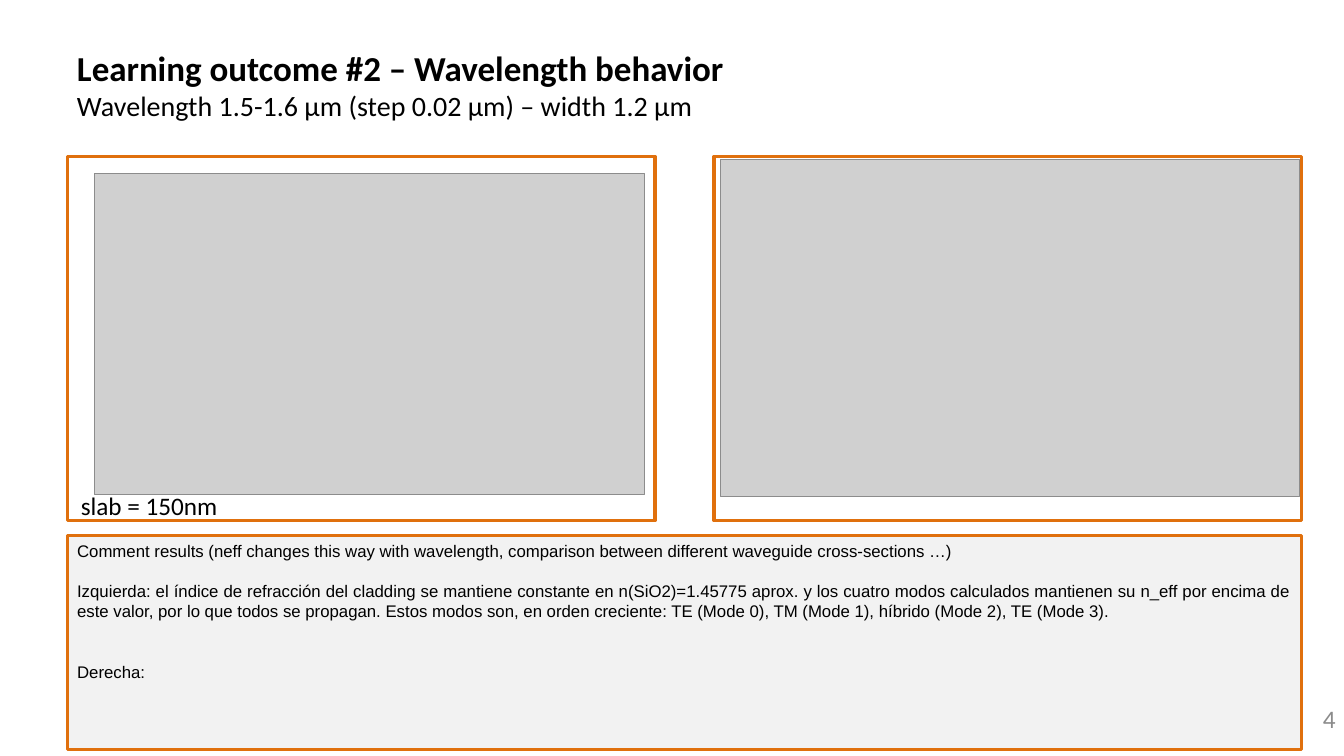
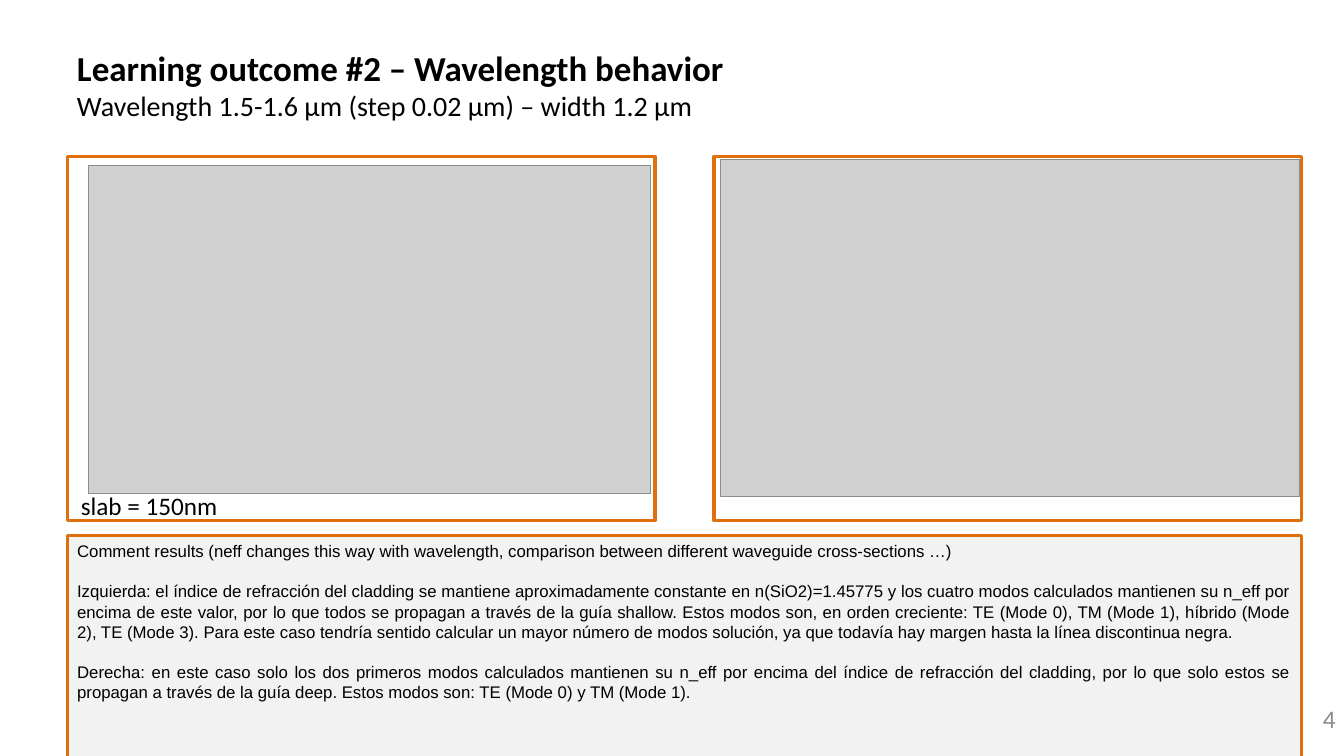
Before and after one commit to DavidGarcia1209/pic-upv-lab0, a slide deck: slide 4 of LabBook_010.pptx. Drawn at 1344x756 pixels with LibreOffice and Linux fonts; fonts in the diff are those of the drawing; grey boxes stand for pictures; background and template pictures are left out. Boxes give left, top, right and bottom in pixels: in the first picture for what was removed or moved away, otherwise in the second. Text is boxed around its words. In the diff, an @@ line names an element or a change of style, - is before the commit and + after.

```diff
--- a/LabBook_010.pptx
+++ b/LabBook_010.pptx
@@ picture: place and size @@
-picture at [95,173,645,494]
+picture at [89,165,651,494]
@@ rectangle "Comment results (neff changes this ...": place and size @@
-rectangle "Comment results (neff changes this ..." at [68,536,1303,750]
+rectangle "Comment results (neff changes this ..." at [68,536,1303,756]
@@ text in rectangle at [77,584,1290,702]: text changed @@
-Izquierda: el índice de refracción del cladding se mantiene constante en n(SiO2)=1.45775 aprox. y los cuatro modos calculados mantienen su n_eff por encima de este valor, por lo que todos se propagan. Estos modos son, en orden creciente: TE (Mode 0), TM (Mode 1), híbrido (Mode 2), TE (Mode 3).
-Derecha:
+Izquierda: el índice de refracción del cladding se mantiene aproximadamente constante en n(SiO2)=1.45775 y los cuatro modos calculados mantienen su n_eff por encima de este valor, por lo que todos se propagan a través de la guía shallow. Estos modos son, en orden creciente: TE (Mode 0), TM (Mode 1), híbrido (Mode 2), TE (Mode 3). Para este caso tendría sentido calcular un mayor número de modos solución, ya que todavía hay margen hasta la línea discontinua negra.
+Derecha: en este caso solo los dos primeros modos calculados mantienen su n_eff por encima del índice de refracción del cladding, por lo que solo estos se propagan a través de la guía deep. Estos modos son: TE (Mode 0) y TM (Mode 1).
```
Also in this commit, not shown: 2 other files.
